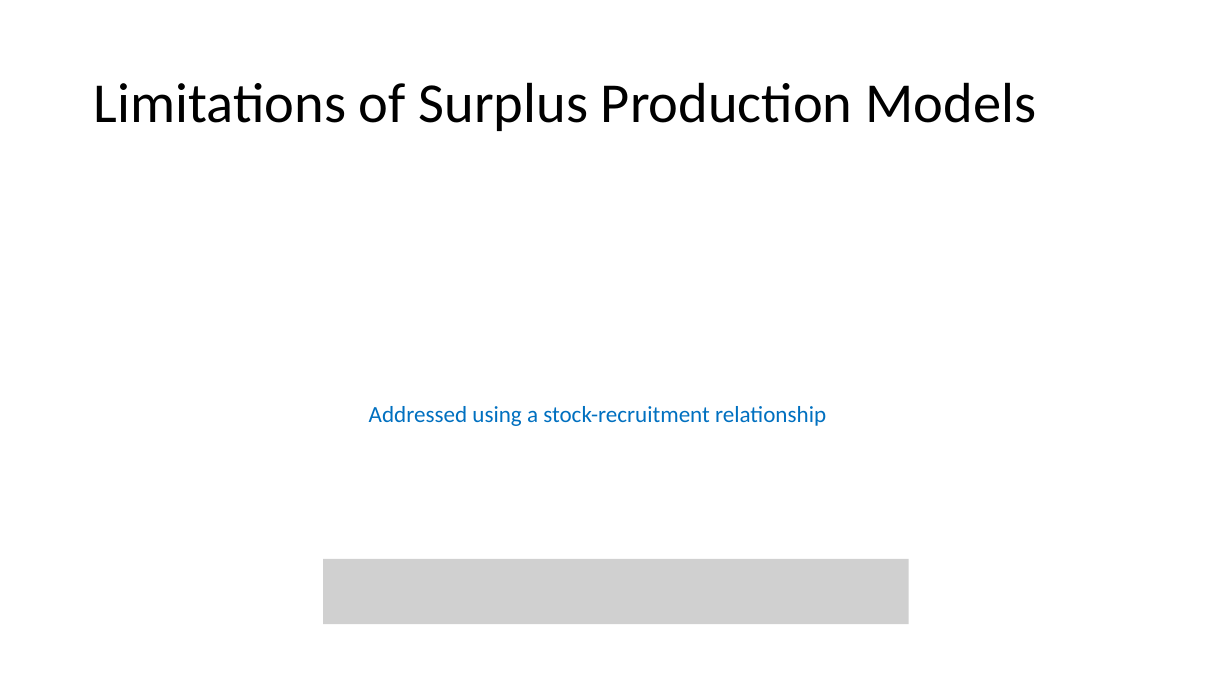
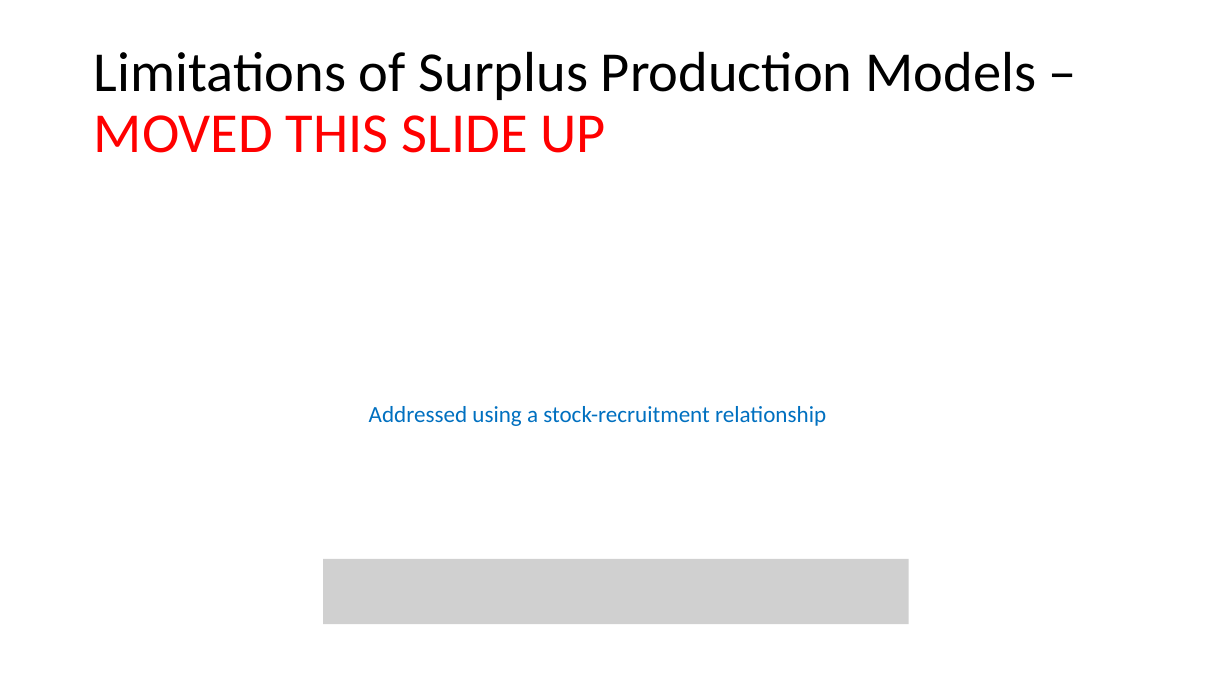
Before and after one commit to TESA-workshops/Ref-Pt-101, a slide deck: slide 44 of RefPt101_221110tb.pptx (slide 57 before the commit). Drawn at 1232x693 pixels with LibreOffice and Linux fonts; fonts in the diff are those of the drawing; grey boxes stand for pictures. Boxes give left, top, right and bottom in pixels: in the first picture for what was removed or moved away, otherwise in the second. Text is boxed around its words. In the diff, an @@ line names an element or a change of style, - is before the commit and + after.

```diff
--- a/RefPt101_221110tb.pptx
+++ b/RefPt101_221110tb.pptx
@@ title at box(94, 51, 1036, 153): text changed @@
-Limitations of Surplus Production Models
+Limitations of Surplus Production Models – MOVED THIS SLIDE UP
```
Also in this commit, not shown: 36 other slides changed, 1 slide removed, 1 other file.
